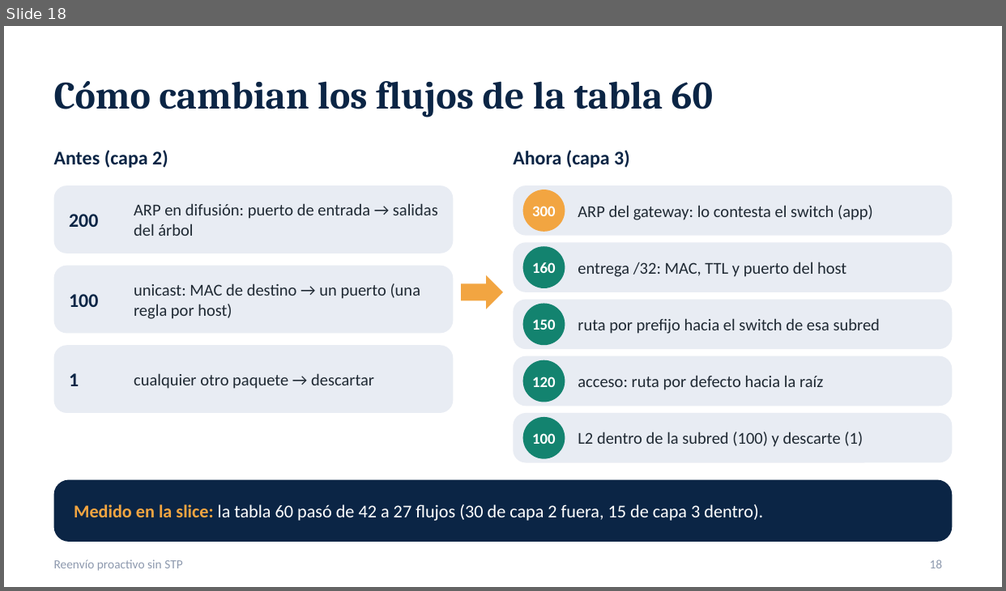
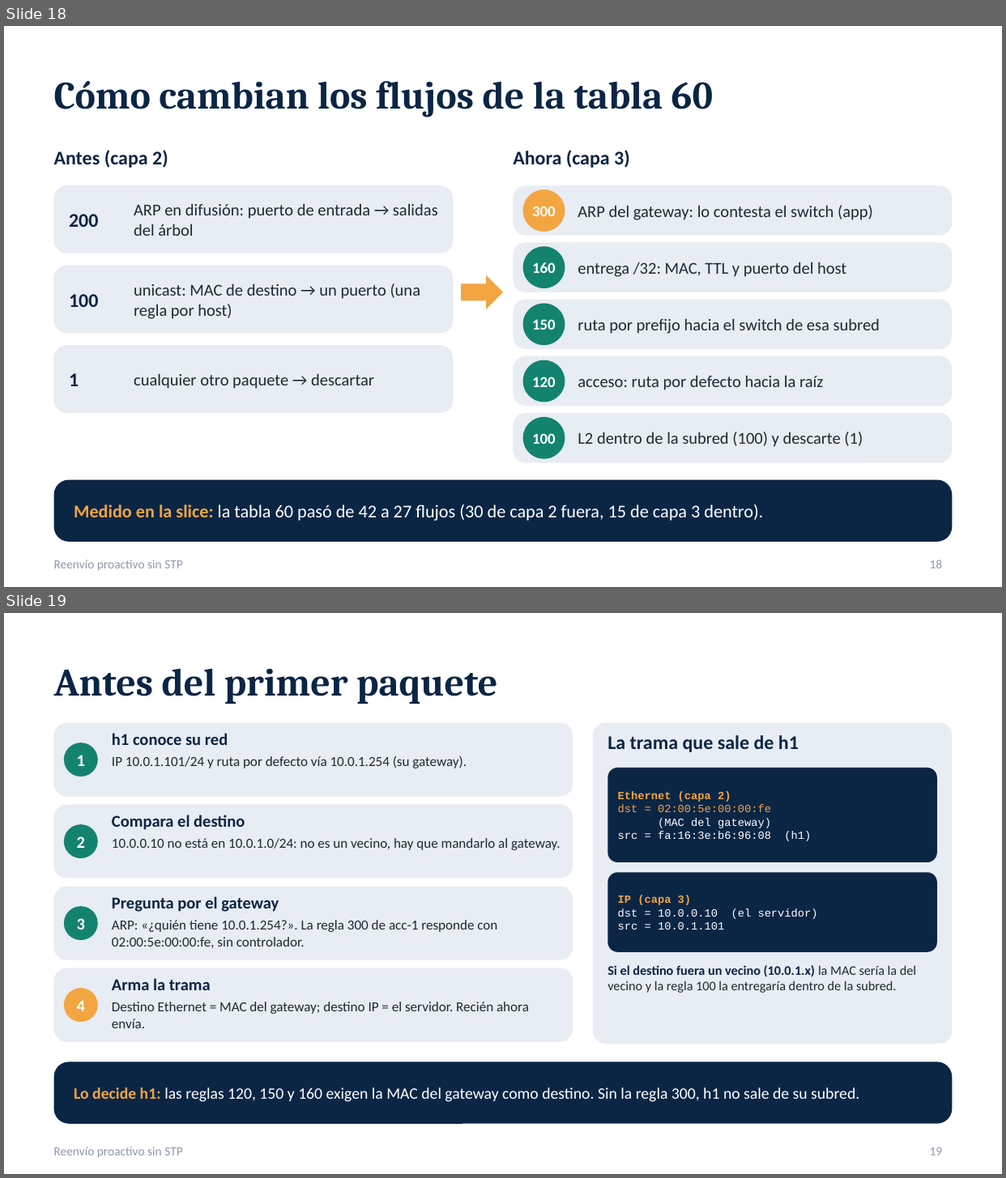
Before and after one commit to SergioAnderson123/proyecto-sdn, a slide deck: docs/Reenvio_proactivo_sin_STP.pptx. Shown one above the other, each under a label of ours: slide 18 before the commit, slides 18 and 19 after it. The pictures are 1006x591 and 1006x1178 pixels, drawn with LibreOffice and Linux fonts; fonts in the diff are those of the drawing. Boxes give left, top, right and bottom in pixels: in the first picture for what was removed or moved away, otherwise in the second. Text is boxed around its words. In the diff, an @@ line names an element or a change of style, - is before the commit and + after.

Commit message:
presentacion: antes del primer paquete, recorrido de un paquete con las reglas reales de acc-1 y core-1, y la regla 300 accion por accion (28 diapositivas)

```diff
--- a/docs/Reenvio_proactivo_sin_STP.pptx
+++ b/docs/Reenvio_proactivo_sin_STP.pptx
@@ slide 19 added at bbox=[4, 613, 1002, 1174], background #FFFFFF; not listed: 1 template element that a slide beside it also shows @@
@@ title added at bbox=[54, 668, 497, 704], 28 pt, text #0B2545, bold @@
+Antes del primer paquete
@@ rounded rectangle added at bbox=[54, 723, 573, 797], fill #E8ECF3 @@
@@ text added at bbox=[112, 733, 228, 745], 12 pt, text #0B2545, bold @@
+h1 conoce su red
@@ rounded rectangle added at bbox=[593, 723, 952, 1044], fill #E8ECF3 @@
@@ ellipse added at bbox=[64, 743, 98, 777], fill #13836F, 12 pt, text #FFFFFF, bold @@
+1
@@ text added at bbox=[112, 756, 467, 769], 10 pt, text #1F2933 @@
+IP 10.0.1.101/24 y ruta por defecto vía 10.0.1.254 (su gateway).
@@ text added at bbox=[607, 735, 799, 752], 14 pt, text #0B2545, bold @@
+La trama que sale de h1
@@ rounded rectangle added at bbox=[607, 768, 937, 862], fill #0B2545 @@
@@ rounded rectangle added at bbox=[54, 805, 573, 879], fill #E8ECF3 @@
@@ text added at bbox=[618, 791, 811, 841], 8 pt, text #FFFFFF @@
+Ethernet (capa 2)
+dst = 02:00:5e:00:00:fe
+(MAC del gateway)
+src = fa:16:3e:b6:96:08 (h1)
@@ ellipse added at bbox=[64, 824, 98, 858], fill #13836F, 12 pt, text #FFFFFF, bold @@
+2
@@ text added at bbox=[112, 815, 245, 830], 12 pt, text #0B2545, bold @@
+Compara el destino
@@ text added at bbox=[112, 838, 560, 850], 10 pt, text #1F2933 @@
+10.0.0.10 no está en 10.0.1.0/24: no es un vecino, hay que mandarlo al gateway.
@@ rounded rectangle added at bbox=[607, 872, 937, 952], fill #0B2545 @@
@@ rounded rectangle added at bbox=[54, 887, 573, 960], fill #E8ECF3 @@
@@ text added at bbox=[112, 897, 279, 912], 12 pt, text #0B2545, bold @@
+Pregunta por el gateway
@@ text added at bbox=[618, 895, 818, 930], 8 pt, text #FFFFFF @@
+IP (capa 3)
+dst = 10.0.0.10 (el servidor)
+src = 10.0.1.101
@@ ellipse added at bbox=[64, 906, 98, 940], fill #13836F, 12 pt, text #FFFFFF, bold @@
+3
@@ text added at bbox=[112, 920, 497, 948], 10 pt, text #1F2933 @@
+ARP: «¿quién tiene 10.0.1.254?». La regla 300 de acc-1 responde con 02:00:5e:00:00:fe, sin controlador.
@@ rounded rectangle added at bbox=[54, 969, 573, 1042], fill #E8ECF3 @@
@@ text added at bbox=[607, 965, 916, 993], 9.5 pt, text #1F2933 @@
+Si el destino fuera un vecino (10.0.1.x) la MAC sería la del vecino y la regla 100 la entregaría dentro de la subred.
@@ ellipse added at bbox=[64, 988, 98, 1022], fill #F2A541, 12 pt, text #FFFFFF, bold @@
+4
@@ text added at bbox=[112, 978, 211, 990], 12 pt, text #0B2545, bold @@
+Arma la trama
@@ text added at bbox=[112, 1002, 529, 1029], 10 pt, text #1F2933 @@
+Destino Ethernet = MAC del gateway; destino IP = el servidor. Recién ahora envía.
@@ rounded rectangle added at bbox=[54, 1062, 952, 1124], fill #0B2545 @@
@@ text added at bbox=[74, 1088, 859, 1102], 11.5 pt, text #FFFFFF @@
+Lo decide h1: las reglas 120, 150 y 160 exigen la MAC del gateway como destino. Sin la regla 300, h1 no sale de su subred.
@@ page number added at bbox=[930, 1148, 943, 1156], 9 pt, text #8D99AE @@
+19
```
Also in this commit, not shown: 1 slide changed, 1 other slide added.
